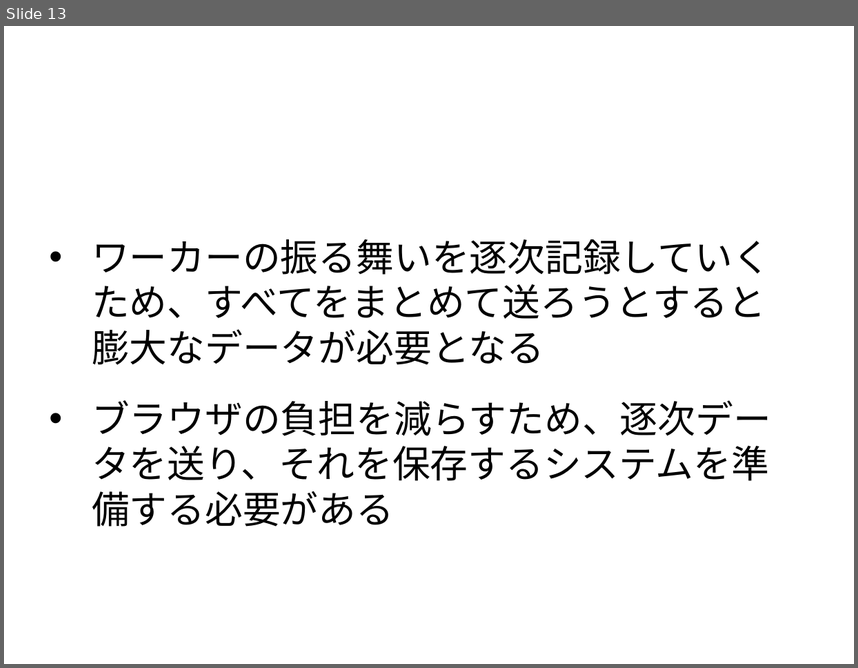
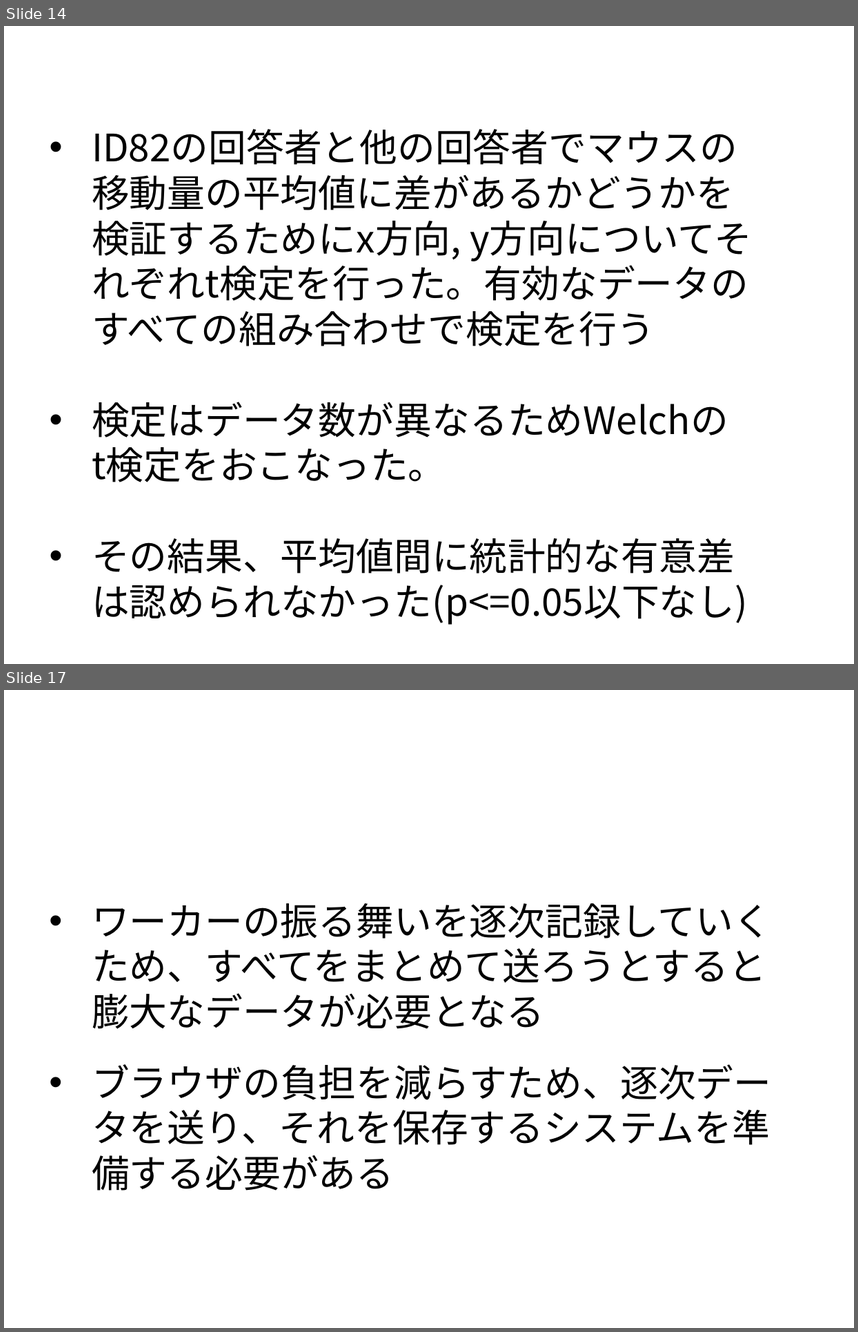
Before and after one commit to tomoya-mikami/task2, a slide deck: slide/presentation.pptx. Shown one above the other, each under a label of ours: slide 13 before the commit, slides 14 and 17 after it; the slides between them are not shown. The pictures are 858x668 and 858x1332 pixels, drawn with LibreOffice and Linux fonts; fonts in the diff are those of the drawing; background and template pictures are left out. Boxes give left, top, right and bottom in pixels: in the first picture for what was removed or moved away, otherwise in the second. Text is boxed around its words. In the diff, an @@ line names an element or a change of style, - is before the commit and + after.

```diff
--- a/slide/presentation.pptx
+++ b/slide/presentation.pptx
@@ slide 14 added at <box>4,26,854,664</box>, background picture (left out) @@
@@ page number added at <box>653,38,844,73</box>, 21 pt, text #FFFFFF @@
+14
@@ text added at <box>92,259,749,624</box>, 32 pt, text #000000 @@
+• ID82の回答者と他の回答者でマウスの移動量の平均値に差があるかどうかを検証するためにx方向, y方向についてそれぞれt検定を行った。有効なデータのすべての組み合わせで検定を行う
+• 検定はデータ数が異なるためWelchの
+  t検定をおこなった。
+• その結果、平均値間に統計的な有意差は認められなかった(p<=0.05以下なし)
@@ text added at <box>92,538,735,573</box>, 24 pt, text #FFFFFF, bold @@
+統計的な検定の結果
@@ what was slide 13 is now slide 17 @@
```
Also in this commit, not shown: 8 slides changed, 5 other slides added, 5 other files.
